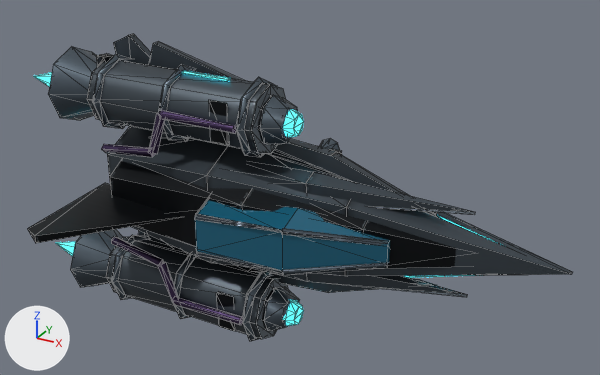
An edit to the glTF model fractal-gas-web/web/lab/assets/futuristic/rocket-low.glb, drawn before and after from the same camera.
Rendered twice from a 50 mm camera at (1.045, -2.044, 1.039) aimed at (0.03, -0.2, 0.116). Every picture has the same lights, and +X, +Y and +Z are marked at lower left. The first picture is the older version. Mesh edges are drawn as thin lines. Where no turn or scale is listed for an object, it has been applied to the vertices. Vertices at exactly the same position are counted once.

The scene before the commit, as lines of its bpy script (objects in view):
```python
ob_rocket_root_001___brushed_pale_alloy_001 = bpy.data.objects.new('rocket-root.001 / Brushed pale alloy.001', me_export_batch_009)
ob_rocket_root_001___brushed_pale_alloy_001.location = (-0.023, 0.007, 0.0)
ob_rocket_root_001___cyan_glazing_001 = bpy.data.objects.new('rocket-root.001 / Cyan glazing.001', me_export_batch_011)
ob_rocket_root_001___cyan_glazing_001.location = (-0.023, 0.007, 0.0)
ob_rocket_root_001___cyan_instrumentation_001 = bpy.data.objects.new('rocket-root.001 / Cyan instrumentation.001', me_export_batch_013)
ob_rocket_root_001___cyan_instrumentation_001.location = (-0.023, 0.007, 0.0)
ob_rocket_root_001___titanium_edges_001 = bpy.data.objects.new('rocket-root.001 / Titanium edges.001', me_export_batch_012)
ob_rocket_root_001___titanium_edges_001.location = (-0.023, 0.007, 0.0)
# also in view: 'rocket-root.001 / Ceramic graphite.001' at (-0.115, -0.324, 0.0); 'rocket-root.001 / Anodized hardware.001' at (-0.343, -0.304, 0.0)
```
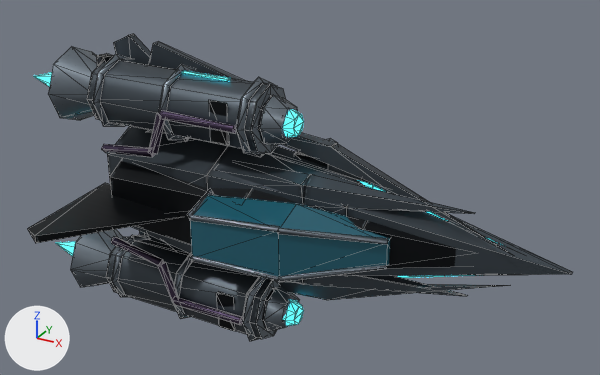
Location of each change, [x1, y1, x2, y2] in pixels of the pictures (600 x 375 px; the box of a moved part takes in the faces that stretch with it):
'rocket-root.001 / Titanium edges.001', recoloured, reshaped
    both: [48, 47, 388, 341]
'rocket-root.001 / Cyan glazing.001', rescaled (17% taller)
    before: [195, 200, 390, 270]
    after: [190, 195, 390, 277]
part 1 of me_export_batch_009, rebuilt
    before: [245, 266, 467, 297]
    after: [291, 275, 467, 296]
part 2 of me_export_batch_009, rebuilt (7% wider)
    before: [233, 163, 475, 215]
    after: [217, 162, 475, 214]
part 3 of me_export_batch_009, rebuilt (31% wider, 45% taller)
    before: [162, 133, 441, 219]
    after: [147, 130, 513, 255]
part 4 of me_export_batch_009, rebuilt
    before: [183, 250, 435, 293]
    after: [167, 243, 508, 300]
part 6 of me_export_batch_012, rebuilt
    before: [282, 262, 387, 275]
    after: [279, 265, 386, 282]
part 7 of me_export_batch_012, rebuilt
    before: [282, 228, 388, 245]
    after: [278, 228, 388, 244]
part 8 of me_export_batch_012, rebuilt
    before: [196, 252, 282, 273]
    after: [191, 256, 279, 281]
part 9 of me_export_batch_012, rebuilt
    before: [194, 199, 208, 218]
    after: [187, 189, 213, 217]
part 10 of me_export_batch_012, deleted
    before: [194, 213, 282, 232]
part 11 of me_export_batch_012, moved or reshaped
    before: [112, 271, 269, 300]
    after: [112, 283, 125, 297]
part 12 of me_export_batch_012, moved or reshaped
    before: [236, 130, 265, 157]
    after: [189, 130, 279, 232]
part 13 of me_export_batch_012, moved or reshaped
    before: [104, 59, 130, 129]
    after: [104, 59, 130, 126]

The change, as a diff of the scene's bpy script:
```diff
--- a/fractal-gas-web/web/lab/assets/futuristic/rocket-low.glb.py
+++ b/fractal-gas-web/web/lab/assets/futuristic/rocket-low.glb.py
@@ mat_titanium_edges_001 @@
 n0 = _N.new('ShaderNodeBsdfPrincipled'); n0.name = 'Principled BSDF'
-n0.inputs[0].default_value = (0.105, 0.135, 0.165, 1.0)  # 'Base Color', greyish blue #5b6771
+n0.inputs[0].default_value = (0.18, 0.215, 0.25, 1.0)  # 'Base Color', grey #768089
 n1 = _N.new('ShaderNodeOutputMaterial'); n1.name = 'Material Output'
@@ me_export_batch_009 @@
 me_export_batch_009.from_pydata(...)  # 132 vertices, 216 faces; spans x -0.646..0.784, y -0.581..-0.053, z -0.455..0.455
+# me_export_batch_009 part 1: the loose piece of 13 vertices spanning x -0.183..0.531, y -0.264..-0.145, z -0.168..-0.076 is rebuilt with 13 vertices and now spans x -0.183..0.531, y -0.277..-0.143, z -0.168..-0.076
+# me_export_batch_009 part 2: the loose piece of 13 vertices spanning x -0.183..0.531, y -0.264..-0.145, z 0.076..0.168 is rebuilt with 13 vertices and now spans x -0.183..0.531, y -0.277..-0.143, z 0.076..0.168
+# me_export_batch_009 part 3: the loose piece of 10 vertices spanning x -0.504..0.454, y -0.174..-0.141, z 0.098..0.252 is rebuilt with 11 vertices and now spans x -0.504..0.649, y -0.174..-0.141, z 0.043..0.282
+# me_export_batch_009 part 4: the loose piece of 10 vertices spanning x -0.504..0.454, y -0.174..-0.141, z -0.252..-0.098 is rebuilt with 11 vertices and now spans x -0.504..0.649, y -0.174..-0.141, z -0.282..-0.043
 me_export_batch_009.materials.append(mat_brushed_pale_alloy_001)
@@ me_export_batch_011 @@
-me_export_batch_011.from_pydata(...)  # 14 vertices, 24 faces; spans x -0.172..0.336, y -0.393..-0.188, z -0.092..0.092
+me_export_batch_011.from_pydata(...)  # 14 vertices, 24 faces; spans x -0.172..0.336, y -0.415..-0.186, z -0.108..0.108
+# me_export_batch_011 part 5: the whole mesh is scaled about its middle by (1, 1.12, 1.18), then moved by (0.0, -0.01, 0.0)
 me_export_batch_011.materials.append(mat_cyan_glazing_001)
@@ me_export_batch_012 @@
-me_export_batch_012.from_pydata(...)  # 323 vertices, 547 faces; spans x -0.737..0.339, y -0.398..-0.033, z -0.416..0.416
+me_export_batch_012.from_pydata(...)  # 323 vertices, 547 faces; spans x -0.737..0.34, y -0.422..-0.033, z -0.416..0.416
+# me_export_batch_012 part 6: the loose piece of 6 vertices spanning x 0.084..0.339, y -0.372..-0.236, z -0.068..-0.023 is rebuilt with 6 vertices and now spans x 0.084..0.34, y -0.391..-0.243, z -0.081..-0.027
+# me_export_batch_012 part 7: the loose piece of 5 vertices spanning x 0.084..0.337, y -0.372..-0.244, z 0.022..0.07 is rebuilt with 6 vertices and now spans x 0.084..0.34, y -0.391..-0.243, z 0.027..0.081
+# me_export_batch_012 part 8: the loose piece of 4 vertices spanning x -0.172..0.088, y -0.398..-0.362, z -0.069..-0.047 is rebuilt with 6 vertices and now spans x -0.173..0.089, y -0.422..-0.379, z -0.081..-0.054
+# me_export_batch_012 part 9: the loose piece of 4 vertices spanning x -0.176..-0.168, y -0.396..-0.299, z 0.046..0.093 is rebuilt with 6 vertices and now spans x -0.18..-0.164, y -0.417..-0.311, z 0.054..0.109
+# me_export_batch_012 part 10: the loose piece of 4 vertices spanning x -0.173..0.089, y -0.397..-0.359, z 0.047..0.062 is deleted
+# me_export_batch_012 part 11: 8 vertices removed from x -0.579..-0.073, y -0.289..-0.103, z -0.401..-0.195; 4 vertices added at x -0.573..-0.081, y -0.281..-0.111, z -0.396..-0.2
+# me_export_batch_012 part 12: 4 vertices removed from x -0.086..-0.073, y -0.289..-0.206, z 0.195..0.225; 8 vertices added at x -0.173..0.089, y -0.422..-0.209, z 0.054..0.219
+# me_export_batch_012 part 13: 6 vertices removed from x -0.579..-0.552, y -0.206..-0.133, z 0.181..0.371; 3 vertices added at x -0.573..-0.557, y -0.204..-0.136, z 0.189..0.364
+# other edits to the shape of me_export_batch_012 do not show in these pictures
 me_export_batch_012.materials.append(mat_titanium_edges_001)
```
